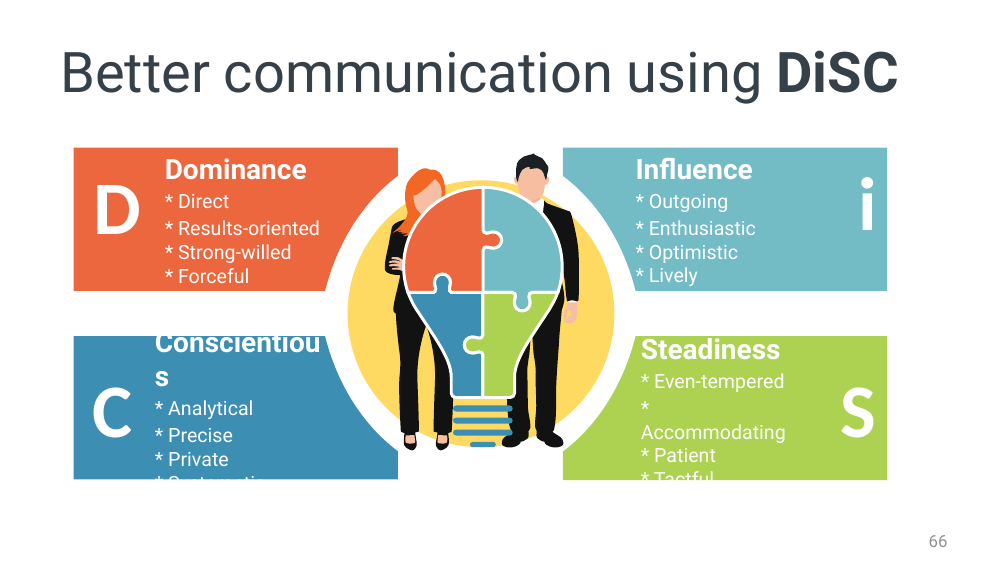
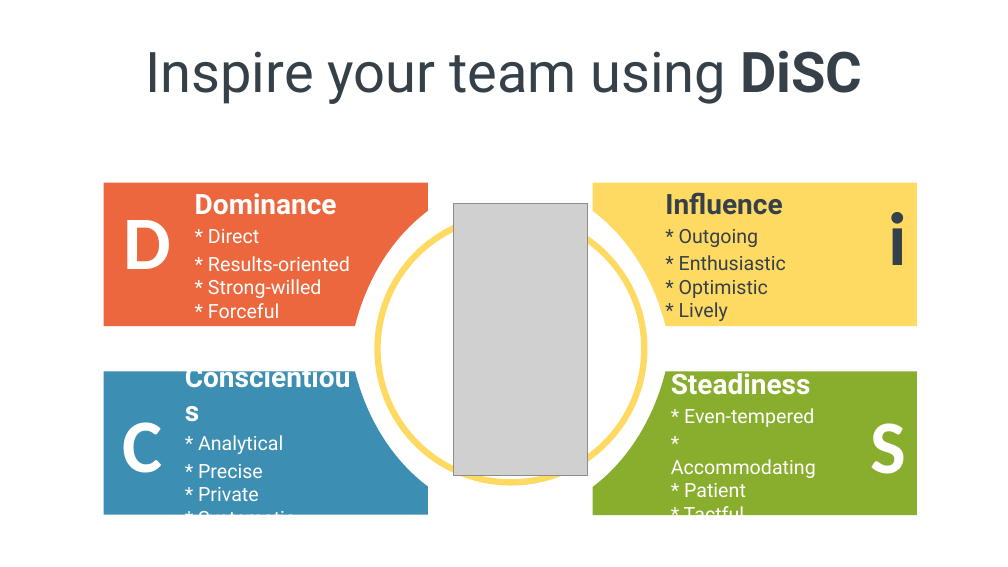
Before and after one commit to spetryjohnson/Talk---Hiring--Firing--and-Inspiring, a slide deck: slide 68 of Hiring, Firing, and Inspiring.pptx (slide 66 before the commit). Drawn at 1008x567 pixels with LibreOffice and Linux fonts; fonts in the diff are those of the drawing; grey boxes stand for pictures. Boxes give left, top, right and bottom in pixels: in the first picture for what was removed or moved away, otherwise in the second. Text is boxed around its words. In the diff, an @@ line names an element or a change of style, - is before the commit and + after.

```diff
--- a/Hiring, Firing, and Inspiring.pptx
+++ b/Hiring, Firing, and Inspiring.pptx
@@ title at (146, 50, 862, 104): text changed @@
-Better communication using DiSC
+Inspire your team using DiSC
@@ group removed at (403, 187, 562, 447): 8 freeform shapes @@
@@ picture added at (454, 204, 588, 476) @@
@@ 8 texts, 5 freeform shapes: place and size @@
-8 texts, 5 freeform shapes at (74, 147, 887, 481)
+8 texts, 5 freeform shapes at (104, 182, 917, 515)
@@ freeform shape at (593, 182, 917, 326): fill #73BBC5 to #FFDA63 @@
@@ text "Influence" at (665, 192, 786, 321): text colour #FFFFFF to #354049 @@
@@ text "i" at (888, 212, 907, 265): text colour #FFFFFF to #354049 @@
@@ freeform shape at (377, 216, 644, 483): fill #FFDA63 to #FFFFFF; outline none to #FFDA63 4.5 pt @@
@@ freeform shape at (593, 371, 917, 515): fill #ADD251 to #89AD2D @@
@@ group removed at (383, 153, 580, 451): 30 freeform shapes, 1 rectangle @@
@@ page number removed at (929, 535, 948, 547) @@
-66
```
Also in this commit, not shown: 9 other slides changed, 14 slides added, 12 slides removed, 1 other file.
